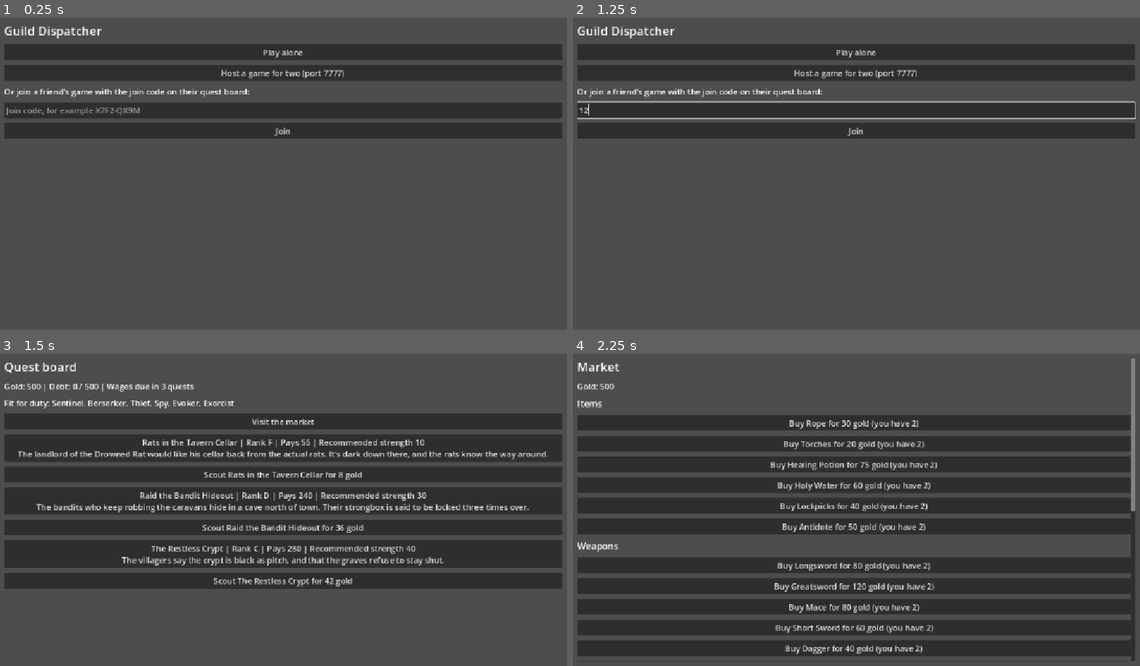
Above: before the commit, frames 1-4 (two rows, left to right).
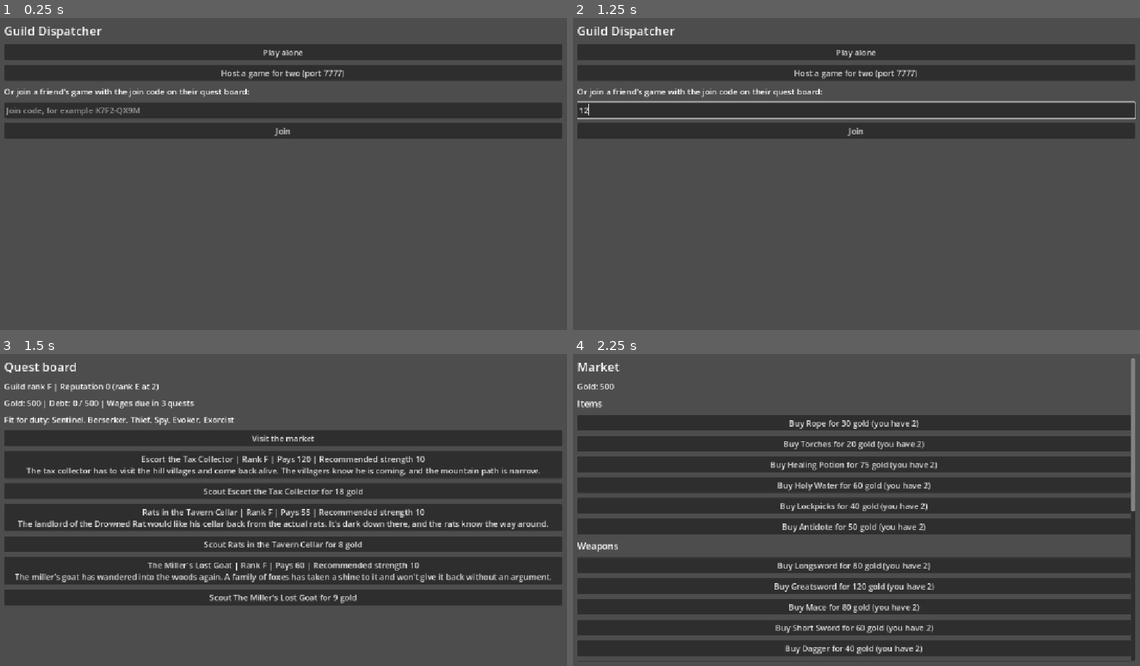
Above: after the commit, the same moments.

Repository: vampcent/guild-dispatcher
Game: Godot game, scene res://scenes/main/main.tscn
Two runs of this game, one before a commit and one after it. Both use one fixed random seed, a clock stepped at 60 frames per second and the inputs below. The project has no main scene, so this scene is started directly.
Inputs (mouse positions are in pixels of both pictures, inside the frame that each line leads up to):
- Up to frame 1 (0.25 s): no input
- Up to frame 2 (1.25 s): click (856, 111) at 0.52 s; type "12" at 0.6 s
- Up to frame 3 (1.5 s): click "Play alone" at 1.25 s
- Up to frame 4 (2.25 s): click "Visit the market" at 2 s

Frames 1-2 are identical in both runs. In frame 3, 36% of the frame differs, in the area x 0-100%, y 9-81%; in frame 4, nothing differs.

Commit message:
Unlock higher quest ranks as the guild ranks up (GD-50)
Successful quests, costly ones included, earn reputation according to the
quest's rank, and enough reputation raises the guild from rank F towards
S. The board only offers quests up to one rank above the guild's own.
This replaces min_quests_attempted. The board shows the guild's rank and
progress, the report says when the guild ranks up, and the history shows
the rank reached.

Amp-Thread-ID: https://ampcode.com/threads/T-01a1a0c0-fa3e-74d1-bc76-0febecb35e01
Co-authored-by: joshua.conetta@hotmail.co.uk <joshua.conetta@hotmail.co.uk>

Diff:
--- a/data/quests/bandit_kings_keep.tres
+++ b/data/quests/bandit_kings_keep.tres
@@ -33,4 +33,3 @@
 loot_chance = 60
 loot_rolls = 3
 loot_table = Array[ExtResource("2_acc")]([ExtResource("l0"), ExtResource("l1"), ExtResource("l2"), ExtResource("l3"), ExtResource("l4"), ExtResource("l5"), ExtResource("l6"), ExtResource("l7"), ExtResource("l8"), ExtResource("l9"), ExtResource("l10")])
-min_quests_attempted = 3
--- a/data/quests/dragon_lair.tres
+++ b/data/quests/dragon_lair.tres
@@ -33,4 +33,3 @@
 loot_chance = 70
 loot_rolls = 3
 loot_table = Array[ExtResource("2_acc")]([ExtResource("l0"), ExtResource("l1"), ExtResource("l2"), ExtResource("l3"), ExtResource("l4"), ExtResource("l5"), ExtResource("l6"), ExtResource("l7"), ExtResource("l8"), ExtResource("l9"), ExtResource("l10")])
-min_quests_attempted = 5
--- a/data/quests/sunken_dungeon.tres
+++ b/data/quests/sunken_dungeon.tres
@@ -33,4 +33,3 @@
 loot_chance = 60
 loot_rolls = 3
 loot_table = Array[ExtResource("2_acc")]([ExtResource("l0"), ExtResource("l1"), ExtResource("l2"), ExtResource("l3"), ExtResource("l4"), ExtResource("l5"), ExtResource("l6"), ExtResource("l7"), ExtResource("l8"), ExtResource("l9"), ExtResource("l10")])
-min_quests_attempted = 3
--- a/data/rules/campaign_rules.tres
+++ b/data/rules/campaign_rules.tres
@@ -33,6 +33,8 @@
 min_enemy_power = 0
 max_enemy_power = 2
 recommended_strength = 10
+reputation = 1
+reputation_needed = 0
 
 [sub_resource type="Resource" id="rank_E"]
 script = ExtResource("4_rank")
@@ -41,6 +43,8 @@
 min_enemy_power = 2
 max_enemy_power = 4
 recommended_strength = 20
+reputation = 2
+reputation_needed = 2
 
 [sub_resource type="Resource" id="rank_D"]
 script = ExtResource("4_rank")
@@ -49,6 +53,8 @@
 min_enemy_power = 4
 max_enemy_power = 6
 recommended_strength = 30
+reputation = 3
+reputation_needed = 6
 
 [sub_resource type="Resource" id="rank_C"]
 script = ExtResource("4_rank")
@@ -57,6 +63,8 @@
 min_enemy_power = 5
 max_enemy_power = 7
 recommended_strength = 40
+reputation = 5
+reputation_needed = 14
 
 [sub_resource type="Resource" id="rank_B"]
 script = ExtResource("4_rank")
@@ -65,6 +73,8 @@
 min_enemy_power = 7
 max_enemy_power = 9
 recommended_strength = 55
+reputation = 8
+reputation_needed = 28
 
 [sub_resource type="Resource" id="rank_A"]
 script = ExtResource("4_rank")
@@ -73,6 +83,8 @@
 min_enemy_power = 9
 max_enemy_power = 12
 recommended_strength = 70
+reputation = 12
+reputation_needed = 50
 
 [sub_resource type="Resource" id="rank_S"]
 script = ExtResource("4_rank")
@@ -81,6 +93,8 @@
 min_enemy_power = 11
 max_enemy_power = 20
 recommended_strength = 90
+reputation = 20
+reputation_needed = 80
 
 [resource]
 script = ExtResource("1_rules")
--- a/scenes/main/main.gd
+++ b/scenes/main/main.gd
@@ -152,6 +152,7 @@
 	_set_screen(_show_board)
 	_add_label("Quest board", 24)
 	_add_session_status()
+	_add_label(_get_guild_rank_text())
 	_add_label("Gold: %d | Debt: %d / %d | Wages due in %d quests" % [
 		_guild.ledger.gold,
 		_guild.ledger.debt,
@@ -206,6 +207,21 @@
 			scout_button.disabled = not _guild.can_scout(entry)
 
 
+func _get_guild_rank_text() -> String:
+	var text: String = "Guild rank %s | Reputation %d" % [
+		QuestData.get_rank_name(_guild.get_guild_rank()),
+		_guild.reputation,
+	]
+
+	if _guild.get_next_rank_reputation() >= 0:
+		text += " (rank %s at %d)" % [
+			QuestData.get_rank_name(_guild.get_guild_rank() + 1),
+			_guild.get_next_rank_reputation(),
+		]
+
+	return text
+
+
 func _on_scout_pressed(entry: BoardEntry) -> void:
 	_session.scout(entry)
 
@@ -496,6 +512,11 @@
 			used.append(item.display_name)
 
 		_add_label("Supplies used: %s" % ", ".join(used))
+
+	if outcome["ranked_up"]:
+		_add_label("The guild has risen to rank %s! Harder quests will reach the board." % (
+			QuestData.get_rank_name(_guild.get_guild_rank())
+		))
 
 	_add_payout_line("Quest pay: +%d gold", payout.pay)
 	_add_payout_line("Loot: +%d gold", payout.loot_gold)
@@ -532,9 +553,10 @@
 		_guild.ledger.debt,
 		_economy_rules.debt_limit,
 	])
-	_add_label("Quests attempted: %d | Quests completed: %d" % [
+	_add_label("Quests attempted: %d | Quests completed: %d | Guild rank reached: %s" % [
 		_guild.quests_attempted,
 		_guild.quests_succeeded,
+		QuestData.get_rank_name(_guild.get_guild_rank()),
 	])
 	_add_label("The fallen: %s" % ("None" if _guild.dead.is_empty() else _join_names(_guild.dead)))
 	_add_label("Most famous hero: %s" % _guild.get_most_famous_hero())
--- a/scenes/tests/guild_test.gd
+++ b/scenes/tests/guild_test.gd
@@ -120,7 +120,7 @@
 func _check_board() -> void:
 	print("--- Quest board ---")
 	var rules: CampaignRulesData = load("res://data/rules/campaign_rules.tres") as CampaignRulesData
-	var board_size: int = mini(rules.board_size, _count_open_quests(rules, 0))
+	var board_size: int = rules.board_size
 	var late_shown: int = 0
 	var full_boards: int = 0
 	var unique_boards: int = 0
@@ -138,7 +138,7 @@
 			if not shown_quests.has(entry.base_quest):
 				shown_quests.append(entry.base_quest)
 
-			late_shown += 1 if entry.quest.min_quests_attempted > 0 else 0
+			late_shown += 1 if entry.quest.rank > QuestData.Rank.E else 0
 
 			var rank: int = entry.quest.rank
 			var error: int = absi(entry.shown_rank - rank)
@@ -156,7 +156,7 @@
 
 	check_equal(full_boards, 2000, "Every new board shows %d quests" % board_size)
 	check_equal(unique_boards, 2000, "No board shows the same quest twice")
-	check_equal(late_shown, 0, "A new guild is never offered quests meant for later")
+	check_equal(late_shown, 0, "A new rank F guild is only offered F and E quests")
 	check_equal(off_by_one, readings, "A shown rank is never more than one step from the truth")
 	check_equal(out_of_range, 0, "Shown ranks stay between F and S")
 	check_percent(
@@ -316,20 +316,36 @@
 		"The quest pool covers ranks F to A"
 	)
 
-	for quest: QuestData in rules.quests:
-		if quest.min_quests_attempted == 0:
-			continue
-
-		var before: int = _count_appearances(quest, quest.min_quests_attempted - 1)
-		var after: int = _count_appearances(quest, quest.min_quests_attempted)
+	print("--- Guild rank ---")
+	var guild: GuildState = _make_guild()
+	var starter: QuestData = load("res://data/quests/lost_goat.tres") as QuestData
+	var night_watch: QuestData = load("res://data/quests/night_watch.tres") as QuestData
+	check_equal(guild.get_guild_rank(), QuestData.Rank.F, "A new guild is rank F")
+	check_equal(guild.get_next_rank_reputation(), 2, "A new guild needs 2 reputation for rank E")
+	guild.finish_quest(starter, [], _make_result(false))
+	check_equal(guild.reputation, 0, "A failed quest earns no reputation")
+	guild.finish_quest(starter, [], _make_result(true))
+	check_equal(guild.reputation, 1, "An F-rank success earns 1 reputation")
+	check_equal(guild.get_guild_rank(), QuestData.Rank.F, "One starter job isn't enough for rank E")
+	var costly: QuestResult = _make_result(true)
+	costly.injured.append(guild.roster[0])
+	guild.finish_quest(starter, [], costly)
+	check_equal(guild.get_guild_rank(), QuestData.Rank.E, "A costly success still counts towards rank E")
+	guild.finish_quest(night_watch, [], _make_result(true))
+	check_equal(guild.reputation, 4, "An E-rank success earns 2 reputation")
+
+	# Each rank lets quests one rank higher onto the board, and not before.
+	for rank: int in range(QuestData.Rank.D, QuestData.Rank.S):
+		var needed: int = rules.ranks[rank - 1].reputation_needed
+		var name: String = QuestData.get_rank_name(rank)
 		check_equal(
-			before,
+			_count_rank_appearances(rank, needed - 1),
 			0,
-			"%s stays off the board before %d quests" % [quest.display_name, quest.min_quests_attempted]
+			"Rank %s quests stay off the board until the guild is rank %s" % [name, QuestData.get_rank_name(rank - 1)]
 		)
 		check(
-			after > 0,
-			"%s can appear after %d quests" % [quest.display_name, quest.min_quests_attempted]
+			_count_rank_appearances(rank, needed) > 0,
+			"Rank %s quests can appear once the guild reaches rank %s" % [name, QuestData.get_rank_name(rank - 1)]
 		)
 
 	var seen: Array[QuestData] = []
@@ -337,49 +353,46 @@
 	var unique_boards: int = 0
 
 	for _guild_number: int in 500:
-		var guild: GuildState = _make_guild()
-		guild.quests_attempted = 100
-		guild.board.clear()
-		guild.refresh_board()
+		var veteran: GuildState = _make_guild()
+		veteran.reputation = 1000
+		veteran.board.clear()
+		veteran.refresh_board()
 		var shown_quests: Array[QuestData] = []
 
-		for entry: BoardEntry in guild.board:
+		for entry: BoardEntry in veteran.board:
 			if not shown_quests.has(entry.base_quest):
 				shown_quests.append(entry.base_quest)
 
 			if not seen.has(entry.base_quest):
 				seen.append(entry.base_quest)
 
-		full_boards += 1 if guild.board.size() == rules.board_size else 0
-		unique_boards += 1 if shown_quests.size() == guild.board.size() else 0
+		full_boards += 1 if veteran.board.size() == rules.board_size else 0
+		unique_boards += 1 if shown_quests.size() == veteran.board.size() else 0
 
 	check_equal(seen.size(), rules.quests.size(), "A veteran guild can be offered every quest")
 	check_equal(full_boards, 500, "A veteran guild's board is always full")
 	check_equal(unique_boards, 500, "A veteran guild's board never shows a quest twice")
 
 
-func _count_appearances(quest: QuestData, quests_attempted: int) -> int:
+func _count_rank_appearances(rank: int, reputation: int) -> int:
 	var appearances: int = 0
 
 	for _guild_number: int in 500:
 		var guild: GuildState = _make_guild()
-		guild.quests_attempted = quests_attempted
+		guild.reputation = reputation
 		guild.board.clear()
 		guild.refresh_board()
 
 		for entry: BoardEntry in guild.board:
-			appearances += 1 if entry.base_quest == quest else 0
+			appearances += 1 if entry.base_quest.rank == rank else 0
 
 	return appearances
 
 
-func _count_open_quests(rules: CampaignRulesData, quests_attempted: int) -> int:
-	var count: int = 0
-
-	for quest: QuestData in rules.quests:
-		count += 1 if quest.min_quests_attempted <= quests_attempted else 0
-
-	return count
+func _make_result(succeeded: bool) -> QuestResult:
+	var result: QuestResult = QuestResult.new()
+	result.succeeded = succeeded
+	return result
 
 
 func _check_resting() -> void:
--- a/scenes/tests/scout_test.gd
+++ b/scenes/tests/scout_test.gd
@@ -51,12 +51,16 @@
 	var rules: CampaignRulesData = load("res://data/rules/campaign_rules.tres") as CampaignRulesData
 	var all_quests: CampaignRulesData = rules.duplicate() as CampaignRulesData
 	all_quests.board_size = all_quests.quests.size()
-	return GuildState.new(
+	var guild: GuildState = GuildState.new(
 		all_quests,
 		load("res://data/equipment/armoury.tres") as ArmouryData,
 		load("res://data/rules/economy_rules.tres") as EconomyRulesData,
 		rng
 	)
+	# Famous enough to be offered every quest, so the crypt is on the board.
+	guild.reputation = 1000
+	guild.refresh_board()
+	return guild
 
 
 func _find_entry(guild: GuildState, quest_name: String) -> BoardEntry:
--- a/scripts/data/quests/quest_data.gd
+++ b/scripts/data/quests/quest_data.gd
@@ -23,7 +23,6 @@
 @export_range(1, 500) var enemy_health: int = 40
 @export_range(0, 10) var enemy_attacks_per_round: int = 2
 @export_range(0, 20) var enemy_power: int = 5
-@export_range(0, 100) var min_quests_attempted: int = 0
 
 
 static func get_rank_name(quest_rank: int) -> String:
--- a/scripts/data/quests/quest_rank_data.gd
+++ b/scripts/data/quests/quest_rank_data.gd
@@ -8,3 +8,7 @@
 @export_range(0, 20) var min_enemy_power: int = 0
 @export_range(0, 20) var max_enemy_power: int = 0
 @export_range(0, 500) var recommended_strength: int = 0
+# Guild rank (docs/guild_rank.md): each success at this rank earns reputation,
+# and the guild reaches this rank once it has reputation_needed.
+@export_range(0, 1000) var reputation: int = 0
+@export_range(0, 100000) var reputation_needed: int = 0
--- a/scripts/multiplayer/guild_session.gd
+++ b/scripts/multiplayer/guild_session.gd
@@ -335,6 +335,7 @@
 
 	var quest: QuestData = entry.quest
 	var gold_before: int = guild.ledger.gold
+	var rank_before: int = guild.get_guild_rank()
 	var result: QuestResult = EncounterSimulator.new(
 		party,
 		quest,
@@ -350,6 +351,7 @@
 		"report": report,
 		"payout": payout,
 		"gold_before": gold_before,
+		"ranked_up": guild.get_guild_rank() > rank_before,
 	}
 
 
--- a/scripts/simulation/guild/guild_state.gd
+++ b/scripts/simulation/guild/guild_state.gd
@@ -16,6 +16,7 @@
 var expired_quests: Array[String] = []
 var quests_attempted: int = 0
 var quests_succeeded: int = 0
+var reputation: int = 0
 var worst_disaster: String = ""
 var worst_disaster_deaths: int = 0
 
@@ -69,6 +70,22 @@
 	return problems
 
 
+func get_guild_rank() -> int:
+	var guild_rank: int = QuestData.Rank.F
+
+	for rank: int in _rules.ranks.size():
+		if reputation >= _rules.ranks[rank].reputation_needed:
+			guild_rank = rank
+
+	return guild_rank
+
+
+# The reputation the guild has to reach for its next rank, or -1 at rank S.
+func get_next_rank_reputation() -> int:
+	var next_rank: int = get_guild_rank() + 1
+	return _rules.ranks[next_rank].reputation_needed if next_rank < _rules.ranks.size() else -1
+
+
 func get_recommended_strength(rank: int) -> int:
 	return _rules.ranks[rank].recommended_strength
 
@@ -93,8 +110,9 @@
 func refresh_board() -> void:
 	var pool: Array[QuestData] = []
 
+	# A guild is offered quests up to one rank above its own.
 	for quest: QuestData in _rules.quests:
-		if quest.min_quests_attempted <= quests_attempted:
+		if quest.rank <= get_guild_rank() + 1:
 			pool.append(quest)
 
 	for entry: BoardEntry in board:
@@ -189,6 +207,7 @@
 
 	if result.succeeded:
 		quests_succeeded += 1
+		reputation += _rules.ranks[quest.rank].reputation
 
 	if result.dead.size() > worst_disaster_deaths:
 		worst_disaster_deaths = result.dead.size()
